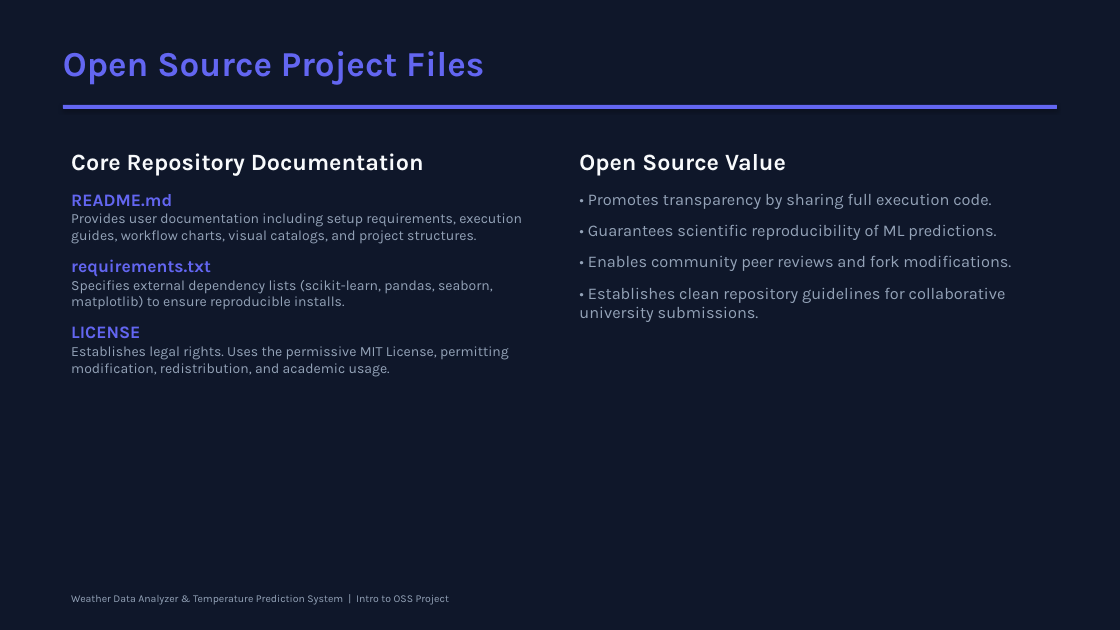
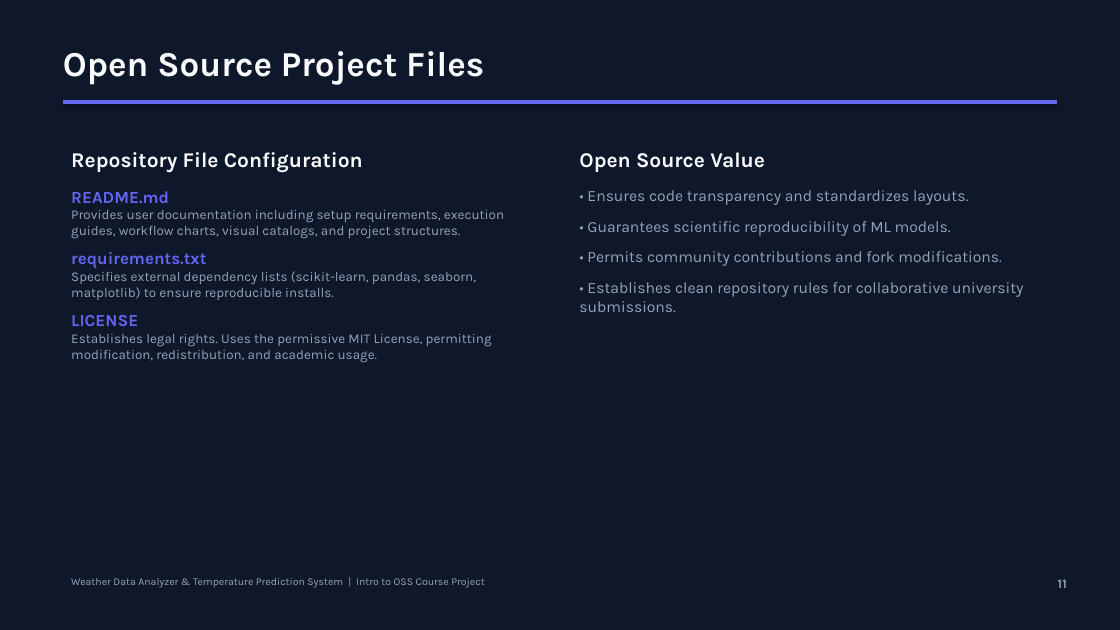
Before and after one commit to aperfectrio/weather-data-analyzer-and-prediction, a slide deck: slide 11 of Weather_Data_Analyzer_Presentation.pptx. Drawn at 1120x630 pixels with LibreOffice and Linux fonts; fonts in the diff are those of the drawing. Boxes give left, top, right and bottom in pixels: in the first picture for what was removed or moved away, otherwise in the second. Text is boxed around its words. In the diff, an @@ line names an element or a change of style, - is before the commit and + after.

Commit message:
Refactor presentation slide deck to match NIDS layout style

```diff
--- a/Weather_Data_Analyzer_Presentation.pptx
+++ b/Weather_Data_Analyzer_Presentation.pptx
@@ text "Open Source Project Files" at bbox=[63, 51, 484, 85]: text colour #6366F1 to #F8FAFC @@
@@ rectangle: place and size @@
-rectangle at bbox=[63, 105, 1057, 108]
+rectangle at bbox=[63, 101, 1057, 103]
@@ text at bbox=[71, 152, 363, 173]: text changed; size 20 to 18 pt @@
-Core Repository Documentation
+Repository File Configuration
@@ text at bbox=[579, 152, 765, 172]: size 20 to 18 pt in "Open Source Value" @@
@@ text at bbox=[71, 191, 504, 362]: size 15 to 14.5 pt in "README.md", "requirements.txt", "LICENSE"; size 12 to 11.5 pt in "Provides user documentation including setup requirements, ex ...", "Specifies external dependency lists (scikit-learn, pandas, s ...", "Establishes legal rights. Uses the permissive MIT ..."; less space between paragraphs @@
@@ text at bbox=[579, 190, 1023, 312]: text changed; size 14 to 13.5 pt @@
-• Promotes transparency by sharing full execution code.
-• Guarantees scientific reproducibility of ML predictions.
-• Enables community peer reviews and fork modifications.
-• Establishes clean repository guidelines for collaborative university submissions.
+• Ensures code transparency and standardizes layouts.
+• Guarantees scientific reproducibility of ML models.
+• Permits community contributions and fork modifications.
+• Establishes clean repository rules for collaborative university submissions.
@@ text at bbox=[71, 578, 484, 588]: text changed @@
-Weather Data Analyzer & Temperature Prediction System | Intro to OSS Project
+Weather Data Analyzer & Temperature Prediction System | Intro to OSS Course Project
@@ text added at bbox=[1058, 579, 1067, 588], 11 pt, text #94A3B8, bold @@
+11
```
Also in this commit, not shown: 9 other slides changed, 4 slides added, 4 slides removed.
